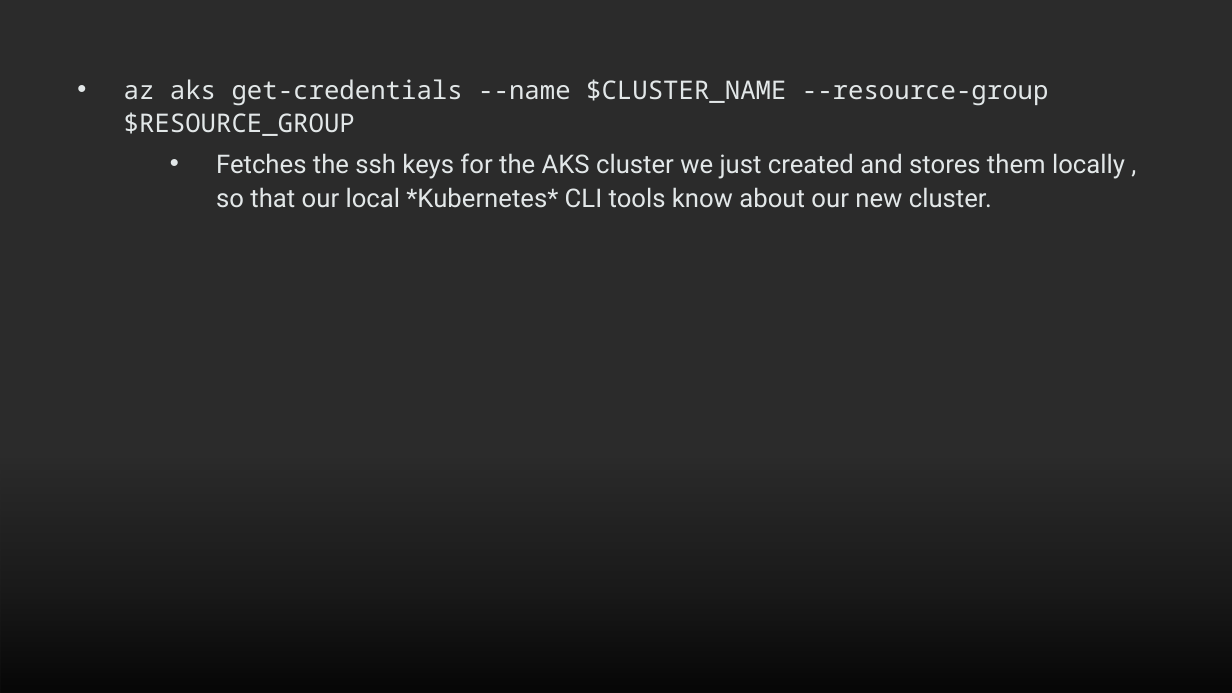
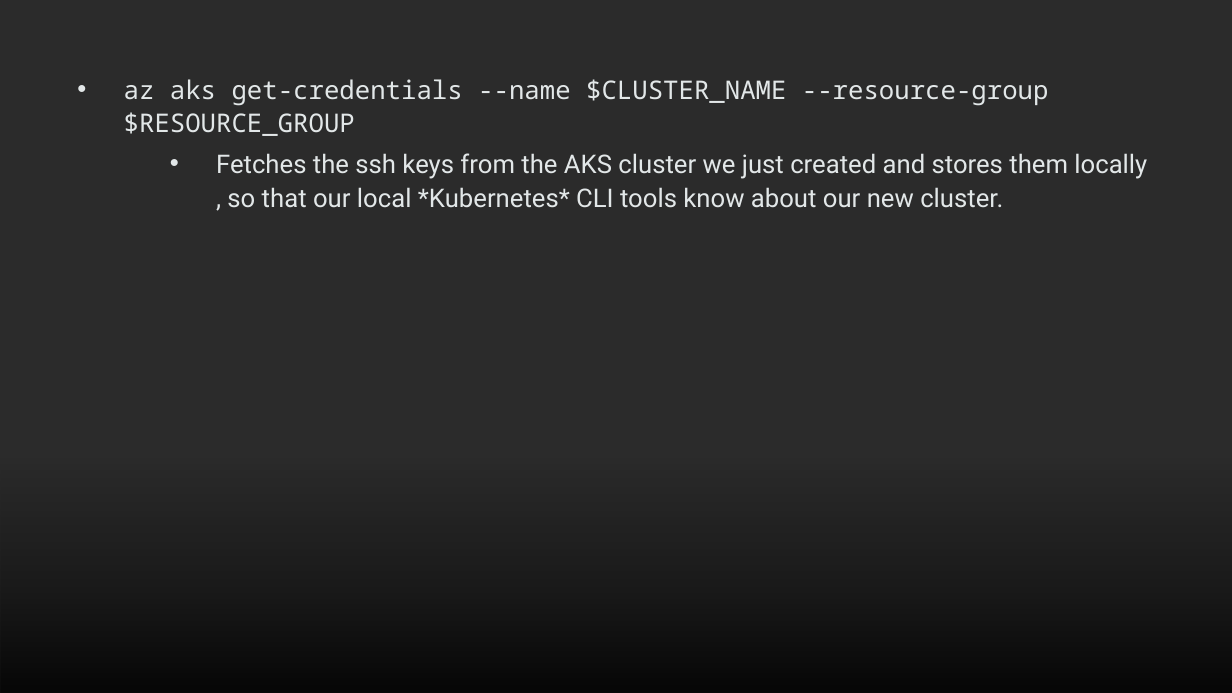
Before and after one commit to rclokie/brownbag, a slide deck: slide 7 of helloworld.pptx. Drawn at 1232x693 pixels with LibreOffice and Linux fonts; fonts in the diff are those of the drawing; background and template pictures are left out; a plain dark background stands for a picture behind light text. Boxes give left, top, right and bottom in pixels: in the first picture for what was removed or moved away, otherwise in the second. Text is boxed around its words. In the diff, an @@ line names an element or a change of style, - is before the commit and + after.

```diff
--- a/helloworld.pptx
+++ b/helloworld.pptx
@@ subtitle at (216, 153, 1147, 208): text changed @@
-    • Fetches the ssh keys for the AKS cluster we just created and stores them locally , so that our local *Kubernetes* CLI tools know about our new cluster.
+    • Fetches the ssh keys from the AKS cluster we just created and stores them locally , so that our local *Kubernetes* CLI tools know about our new cluster.
```
Also in this commit, not shown: 1 other slide changed, 1 other file.
